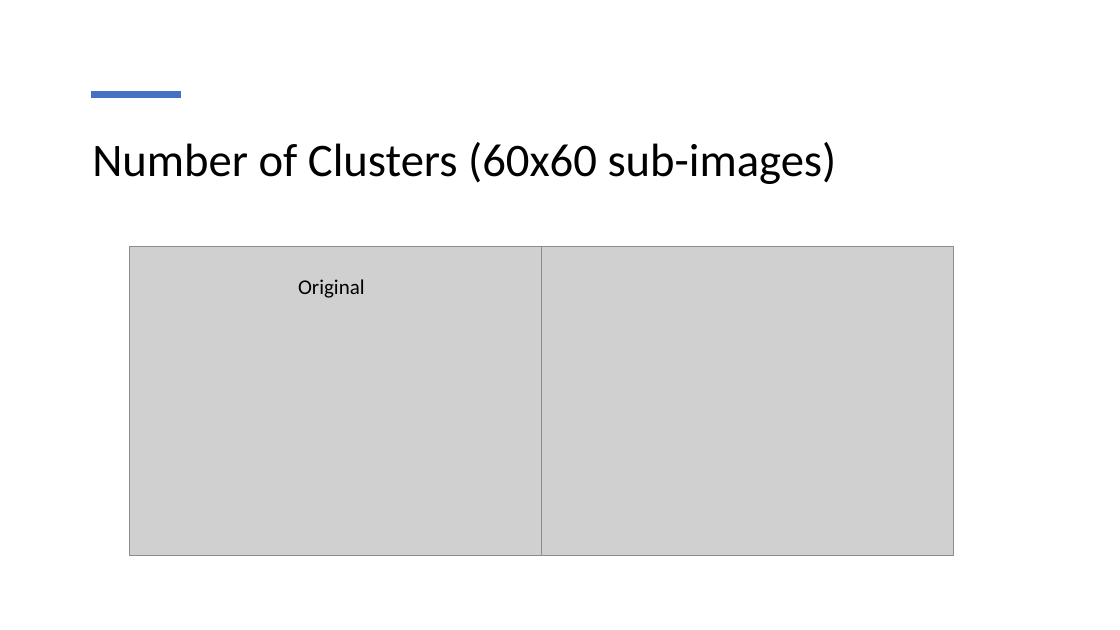
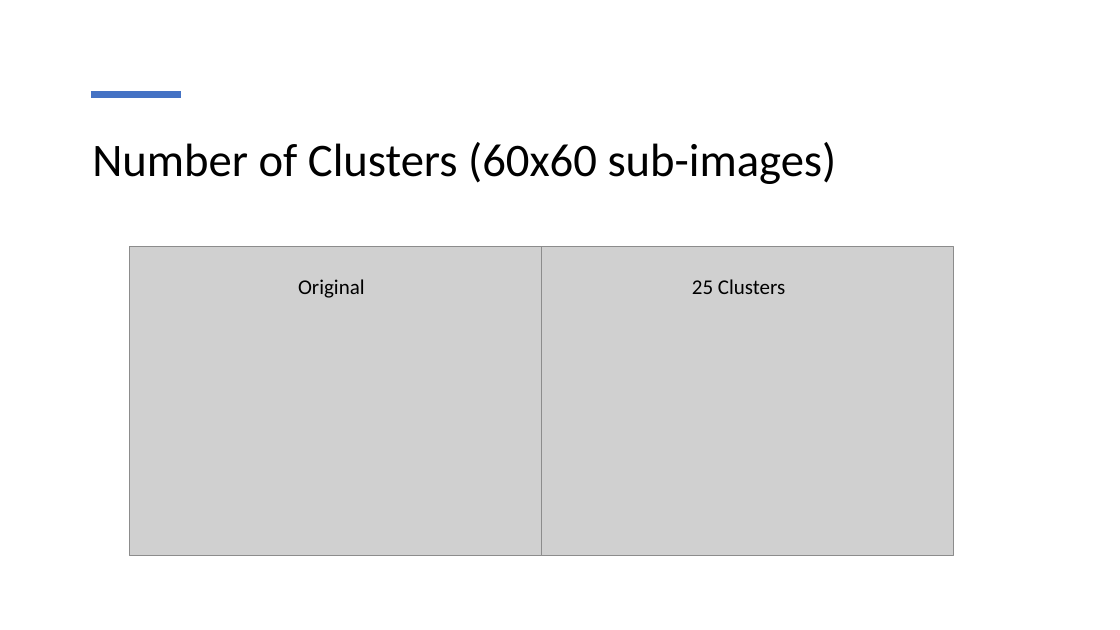
Before and after one commit to austing1133/wgayICP, a slide deck: slide 10 of Image Compression by K Means Clustering.pptx. Drawn at 1120x630 pixels with LibreOffice and Linux fonts; fonts in the diff are those of the drawing; grey boxes stand for pictures. Boxes give left, top, right and bottom in pixels: in the first picture for what was removed or moved away, otherwise in the second. Text is boxed around its words. In the diff, an @@ line names an element or a change of style, - is before the commit and + after.

```diff
--- a/Image Compression by K Means Clustering.pptx
+++ b/Image Compression by K Means Clustering.pptx
@@ text added at [692,279,785,294], 18 pt, text #000000 @@
+25 Clusters
```
Also in this commit, not shown: 2 other slides changed, 1 slide added.
